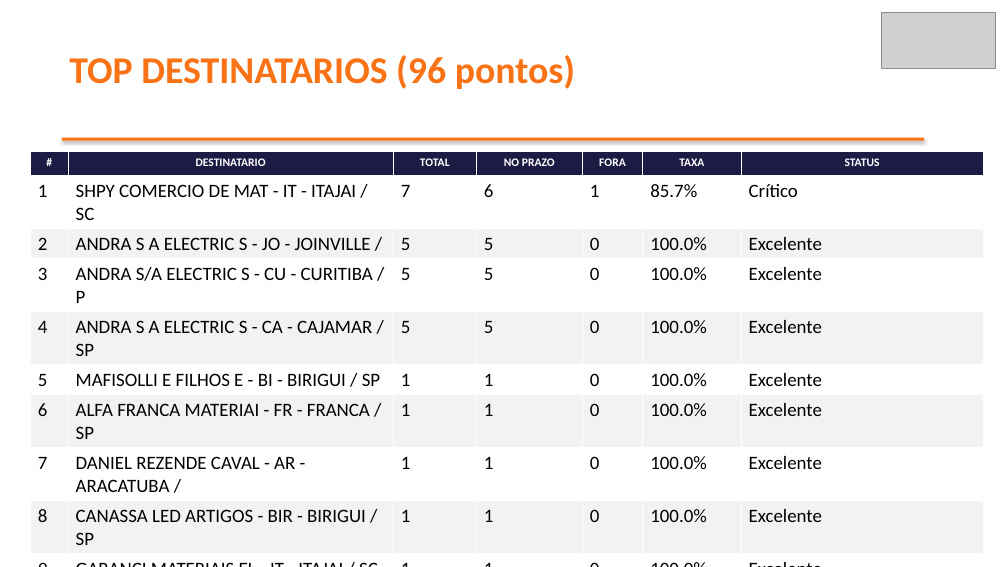
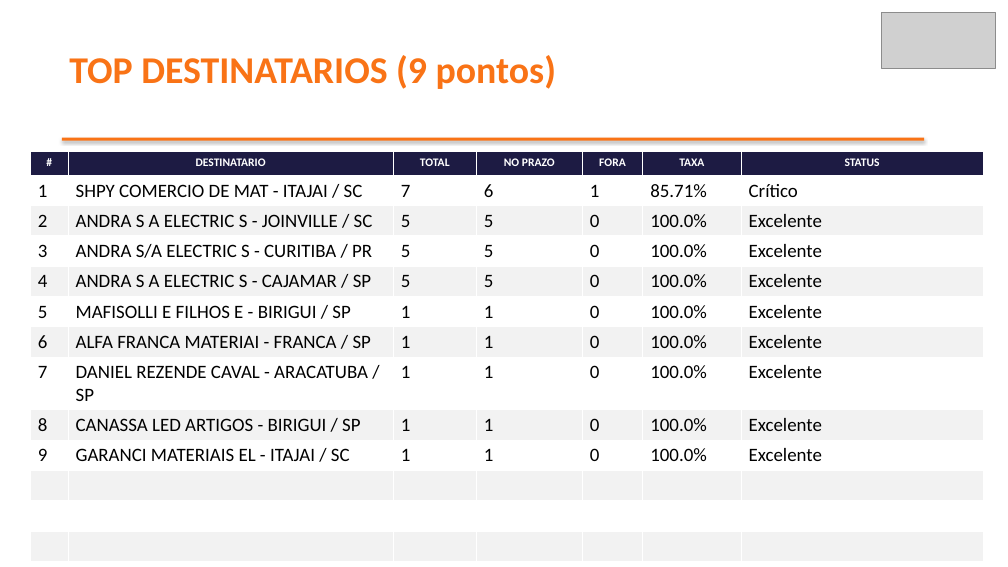
Before and after one commit to brendaelicia-sketch/PortoEX, a slide deck: slide 6 of pptx/maio_2026/SHPY_COMERCIO_DE_MATERIAL_ELET.pptx. Drawn at 1008x567 pixels with LibreOffice and Linux fonts; fonts in the diff are those of the drawing; grey boxes stand for pictures. Boxes give left, top, right and bottom in pixels: in the first picture for what was removed or moved away, otherwise in the second. Text is boxed around its words. In the diff, an @@ line names an element or a change of style, - is before the commit and + after.

```diff
--- a/pptx/maio_2026/SHPY_COMERCIO_DE_MATERIAL_ELET.pptx
+++ b/pptx/maio_2026/SHPY_COMERCIO_DE_MATERIAL_ELET.pptx
@@ text at (x1=69, y1=55, x2=556, y2=89): text changed @@
-TOP DESTINATARIOS (96 pontos)
+TOP DESTINATARIOS (9 pontos)
@@ table at (x1=30, y1=151, x2=983, y2=514) @@
-row 2, column 2: SHPY COMERCIO DE MAT - IT - ITAJAI / SC
+row 2, column 2: SHPY COMERCIO DE MAT - ITAJAI / SC
-row 2, column 6: 85.7%
+row 2, column 6: 85.71%
-row 3, column 2: ANDRA S A ELECTRIC S - JO - JOINVILLE /
+row 3, column 2: ANDRA S A ELECTRIC S - JOINVILLE / SC
-row 4, column 2: ANDRA S/A ELECTRIC S - CU - CURITIBA / P
+row 4, column 2: ANDRA S/A ELECTRIC S - CURITIBA / PR
-row 5, column 2: ANDRA S A ELECTRIC S - CA - CAJAMAR / SP
+row 5, column 2: ANDRA S A ELECTRIC S - CAJAMAR / SP
-row 6, column 2: MAFISOLLI E FILHOS E - BI - BIRIGUI / SP
+row 6, column 2: MAFISOLLI E FILHOS E - BIRIGUI / SP
-row 7, column 2: ALFA FRANCA MATERIAI - FR - FRANCA / SP
+row 7, column 2: ALFA FRANCA MATERIAI - FRANCA / SP
-row 8, column 2: DANIEL REZENDE CAVAL - AR - ARACATUBA /
+row 8, column 2: DANIEL REZENDE CAVAL - ARACATUBA / SP
-row 9, column 2: CANASSA LED ARTIGOS - BIR - BIRIGUI / SP
+row 9, column 2: CANASSA LED ARTIGOS - BIRIGUI / SP
-row 10, column 2: GARANCI MATERIAIS EL - IT - ITAJAI / SC
+row 10, column 2: GARANCI MATERIAIS EL - ITAJAI / SC
```
Also in this commit, not shown: 4 other slides changed, 1 slide added, 1 slide removed.
